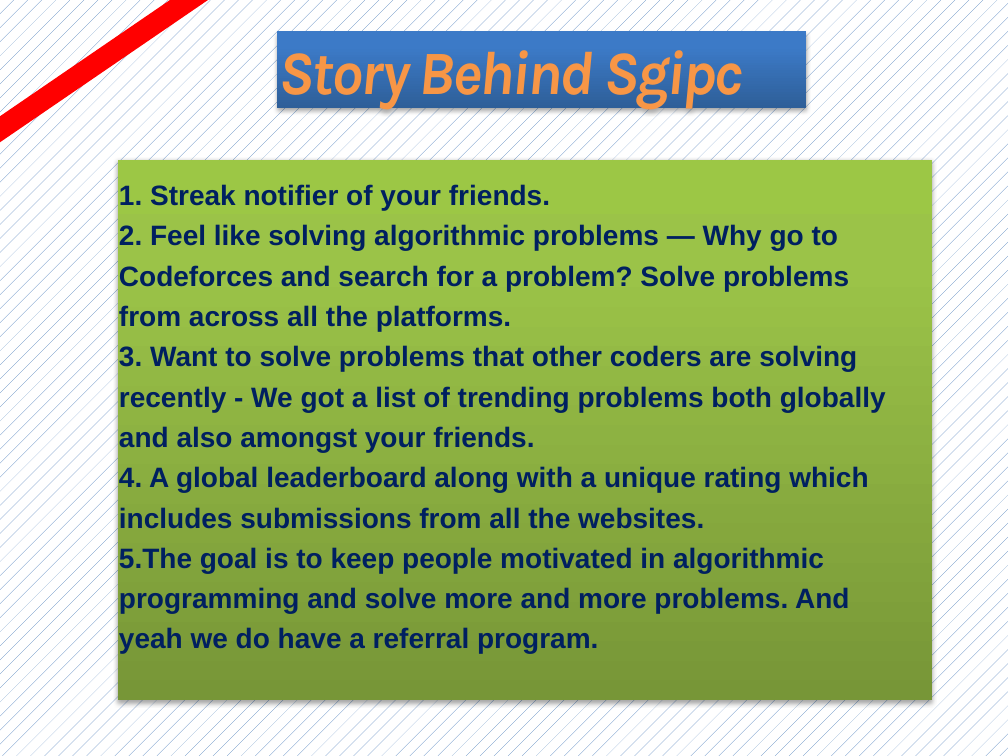
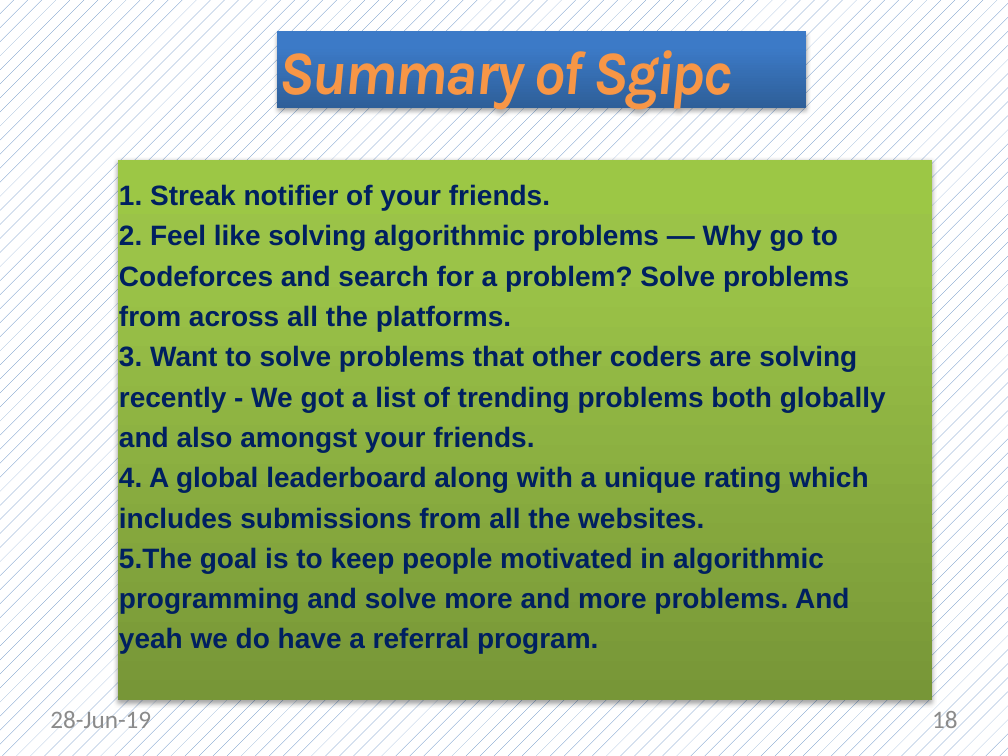
Before and after one commit to Dream-kid/Asp, a slide deck: slide 18 of sgipc.pptx (slide 2 before the commit). Drawn at 1008x756 pixels with LibreOffice and Linux fonts; fonts in the diff are those of the drawing. Boxes give left, top, right and bottom in pixels: in the first picture for what was removed or moved away, otherwise in the second. Text is boxed around its words. In the diff, an @@ line names an element or a change of style, - is before the commit and + after.

```diff
--- a/sgipc.pptx
+++ b/sgipc.pptx
@@ rectangle removed at <box>0,0,213,159</box> @@
@@ title at <box>279,50,732,109</box>: text changed @@
-Story Behind Sgipc
+Summary of Sgipc
@@ text added at <box>50,707,151,734</box>, 18 pt, text #8C8C8C @@
+28-Jun-19
@@ page number added at <box>932,707,958,734</box>, 18 pt, text #8C8C8C @@
+18
```
Also in this commit, not shown: 16 other slides changed, 4 slides added, 2 slides removed.
